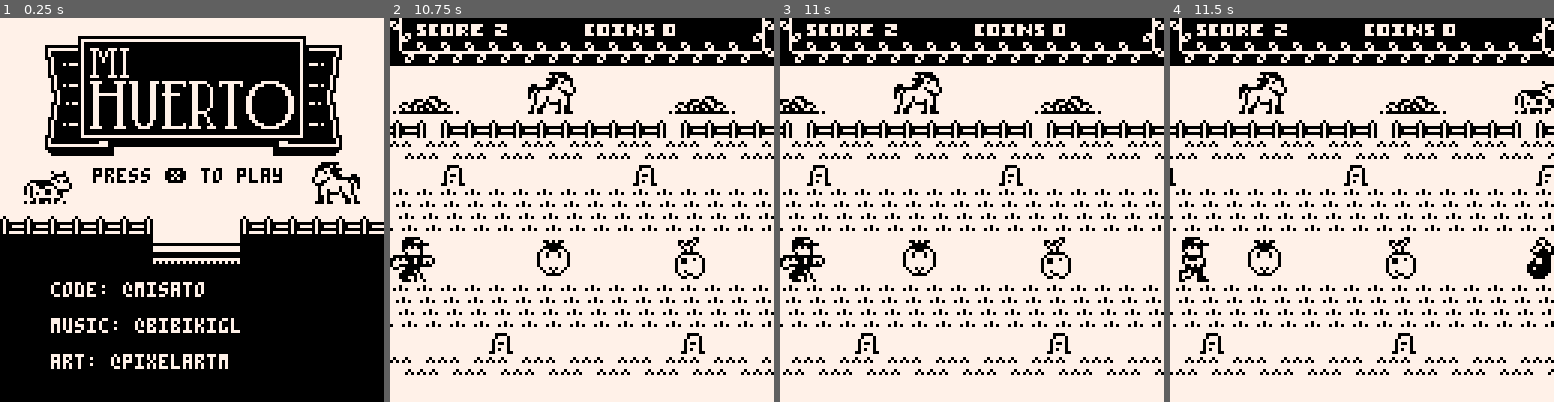
Above: before the commit, frames 1-4 (left to right).
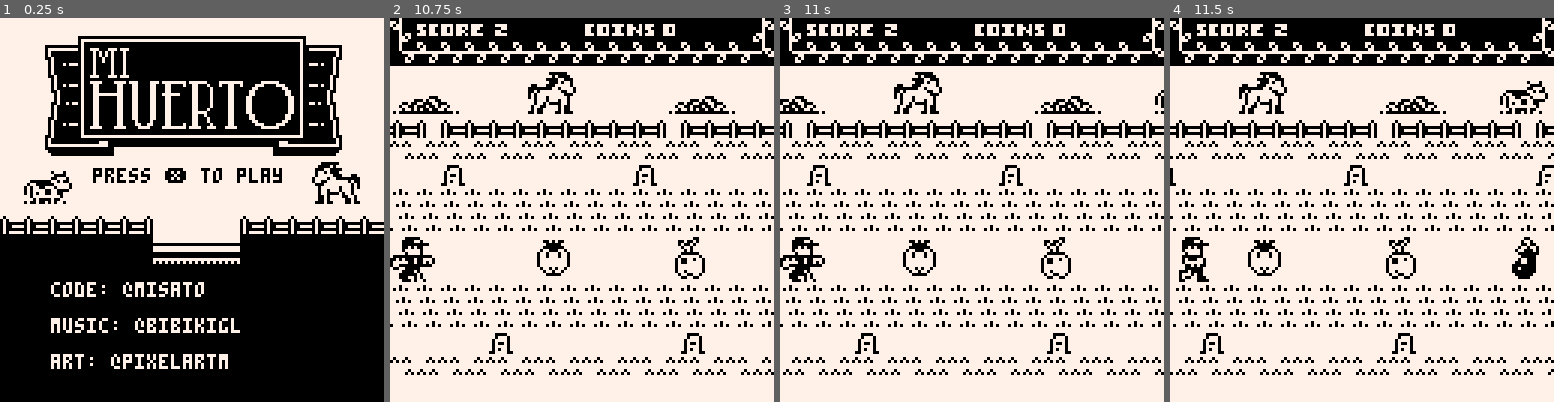
Above: after the commit, the same moments.

Repository: misato/picoMiner
Game: PICO-8 cartridge mi_huerto.p8
Two runs of this game, one before a commit and one after it. Both use one fixed random seed, a clock stepped at 60 frames per second and the inputs below.
Inputs:
- Up to frame 1 (0.25 s): no input
- Up to frame 2 (10.75 s): tap X (X key) at 0.33, 1.07, 1.85, 2.97, 4.08, 5.2, 6.32, 7.43, 8.55, 9.67 s; tap O (Z key) at 0.7, 1.7, 2.1, 2.5, 2.9, 3.3, 3.7, 4.1, 4.5, 4.9, 5.3, 5.7, 6.1, 6.5, 6.9, 7.3, 7.7, 8.1, 8.5, 8.9, 9.3, 9.7, 10.1, 10.5 s
- Up to frame 3 (11 s): tap X (X key) at 10.78 s; tap O (Z key) at 10.9 s
- Up to frame 4 (11.5 s): tap O (Z key) at 11.3 s

Frames 1-2 are identical in both runs. In frame 3, less than 0.1% of the frame differs, in the area x 97-100%, y 18-25%; in frame 4, 1.1%, in the area x 85-100%, y 16-68%.

Commit message:
Vegetables are generated faster with the time

Diff:
--- a/mi_huerto.p8
+++ b/mi_huerto.p8
@@ -17,6 +17,7 @@
 
 state = game_states.splash
 
+last_time = 0
 
 -- player
 items_y_position = 72
@@ -127,6 +128,7 @@
     if btn(5) or btn(4) then
         create_vegetable()
         state = game_states.game
+        last_time = time()
         music(1)
     end
 end
@@ -209,9 +211,9 @@
 mistakes = 0
 
 function create_vegetable()
-    if count(vegetable) >= max_vegetables then
-        return
-    end
+    -- if count(vegetable) >= max_vegetables then
+    --     return
+    -- end
     local index = flr(rnd(5))+1
     local sprite = veggy_sprites[index]
     local vegetable = vegetable.create(sprite,128,items_y_position, vegetable_type.veggy)
@@ -413,12 +415,22 @@
             update_player_state(player_state.harvester)
     end
 
-    if score > 0 and score % modulo == 0 then
-        if max_frames > min_frames then
-            max_frames -= 1
-            modulo += modulo_step
+
+    if time() - last_time > 10 then
+        printh("max_frames")
+        max_frames -= 5
+        if max_frames < 5 then
+            max_frames = 5
         end
-    end
+        last_time = time()
+    end
+
+    -- if score > 0 and score % modulo == 0 then
+    --     if max_frames > min_frames then
+    --         max_frames -= 1
+    --         modulo += modulo_step
+    --     end
+    -- end
 
     if score < 0 or mistakes >= 3 then
         state = game_states.gameover
